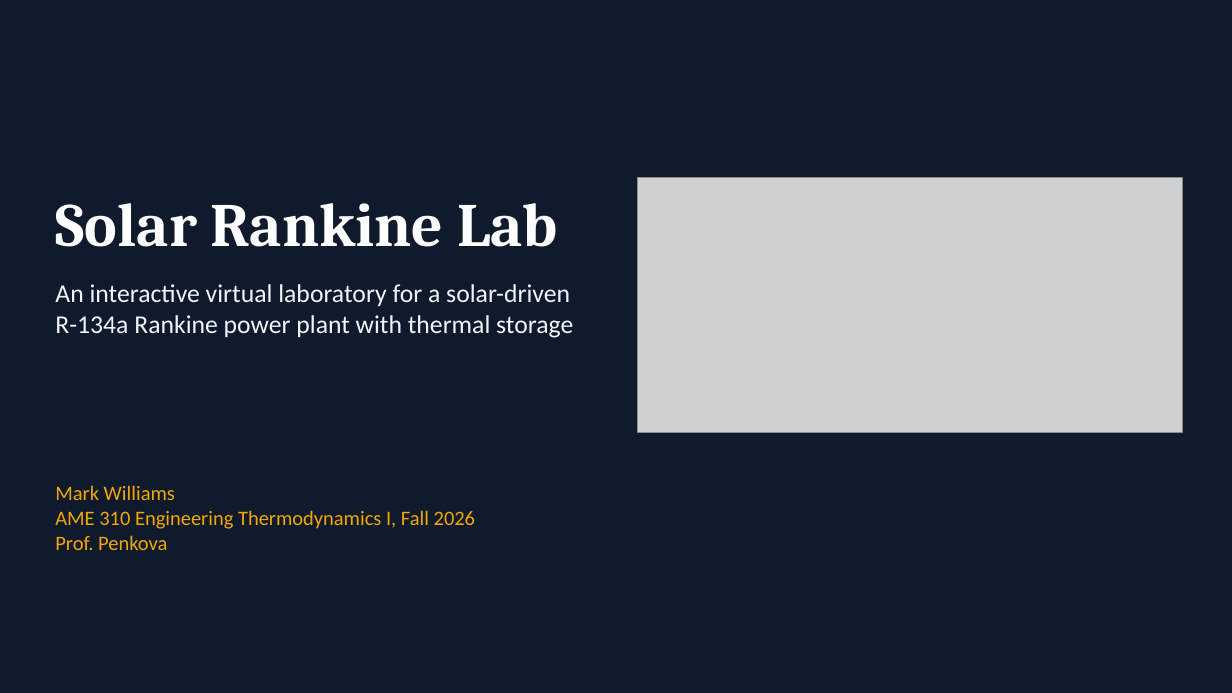
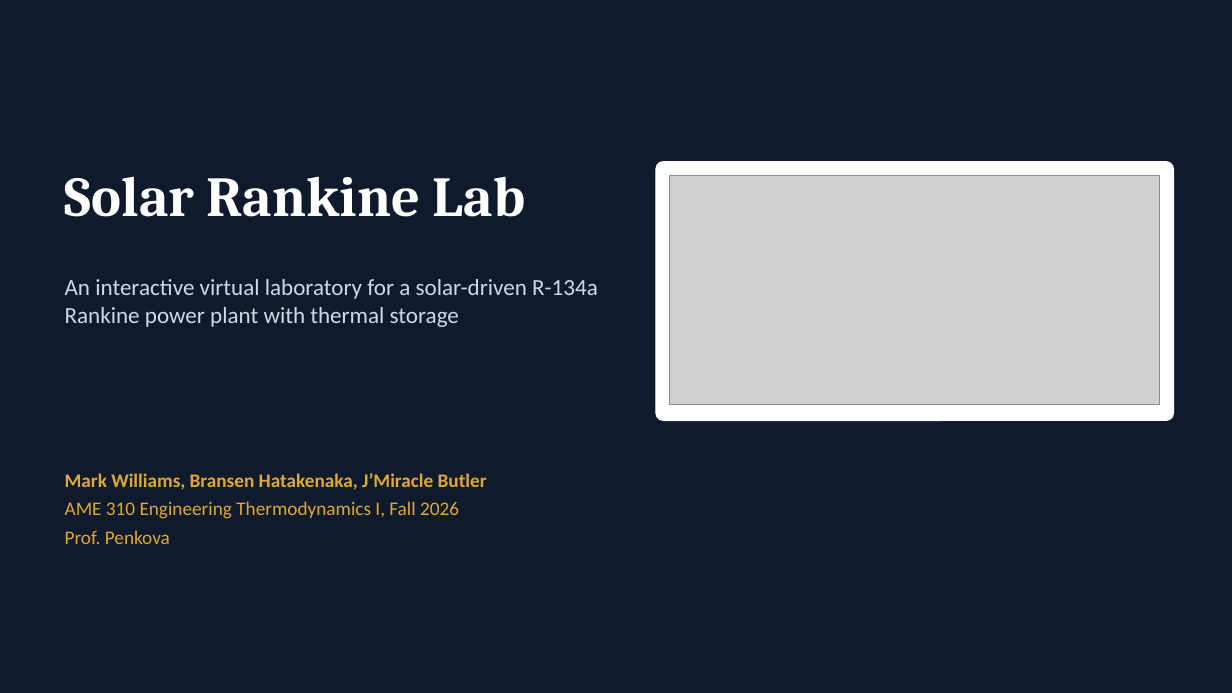
Before and after one commit to markwusc/301finalproject, a slide deck: slide 1 of presentation/Solar_Rankine_Lab_Presentation.pptx. Drawn at 1232x693 pixels with LibreOffice and Linux fonts; fonts in the diff are those of the drawing; grey boxes stand for pictures. Boxes give left, top, right and bottom in pixels: in the first picture for what was removed or moved away, otherwise in the second. Text is boxed around its words. In the diff, an @@ line names an element or a change of style, - is before the commit and + after.

```diff
--- a/presentation/Solar_Rankine_Lab_Presentation.pptx
+++ b/presentation/Solar_Rankine_Lab_Presentation.pptx
@@ text "Solar Rankine Lab": place and size @@
-text "Solar Rankine Lab" at bbox=[55, 203, 558, 247]
+text "Solar Rankine Lab" at bbox=[65, 176, 525, 217]
@@ text "Solar Rankine Lab" at bbox=[65, 176, 525, 217]: size 48 to 44 pt @@
@@ rounded rectangle added at bbox=[656, 162, 1174, 421], fill #FFFFFF, outline #FFFFFF 1 pt @@
@@ picture: place and size @@
-picture at bbox=[638, 177, 1183, 433]
+picture at bbox=[670, 176, 1160, 405]
@@ text "An interactive virtual laboratory for ...": place and size @@
-text "An interactive virtual laboratory for ..." at bbox=[55, 284, 573, 338]
+text "An interactive virtual laboratory for ..." at bbox=[65, 279, 598, 327]
@@ text "An interactive virtual laboratory for ..." at bbox=[65, 279, 598, 327]: size 20 to 18 pt, text colour #F1F4F9 to #CFD8E6; vertical alignment top to middle @@
@@ text at bbox=[65, 473, 487, 490]: text changed; size 16 to 15 pt; text colour #F2A600 to #E0A82E; bold on @@
-Mark Williams
+Mark Williams, Bransen Hatakenaka, J’Miracle Butler
@@ text "Mark Williams, Bransen Hatakenaka, J’Miracle ...": place and size @@
-text "Mark Williams, Bransen Hatakenaka, J’Miracle ..." at bbox=[55, 485, 475, 550]
+text "Mark Williams, Bransen Hatakenaka, J’Miracle ..." at bbox=[65, 473, 487, 544]
@@ text "Mark Williams, Bransen Hatakenaka, J’Miracle ..." at bbox=[65, 473, 487, 544]: vertical alignment top to middle @@
@@ text at bbox=[65, 501, 459, 544]: size 16 to 15 pt, text colour #F2A600 to #E0A82E in "AME 310 Engineering Thermodynamics I, Fall 2026", "Prof. Penkova"; more space between paragraphs @@
```
Also in this commit, not shown: 6 other slides changed, 13 slides added, 6 slides removed, 1 other file.
